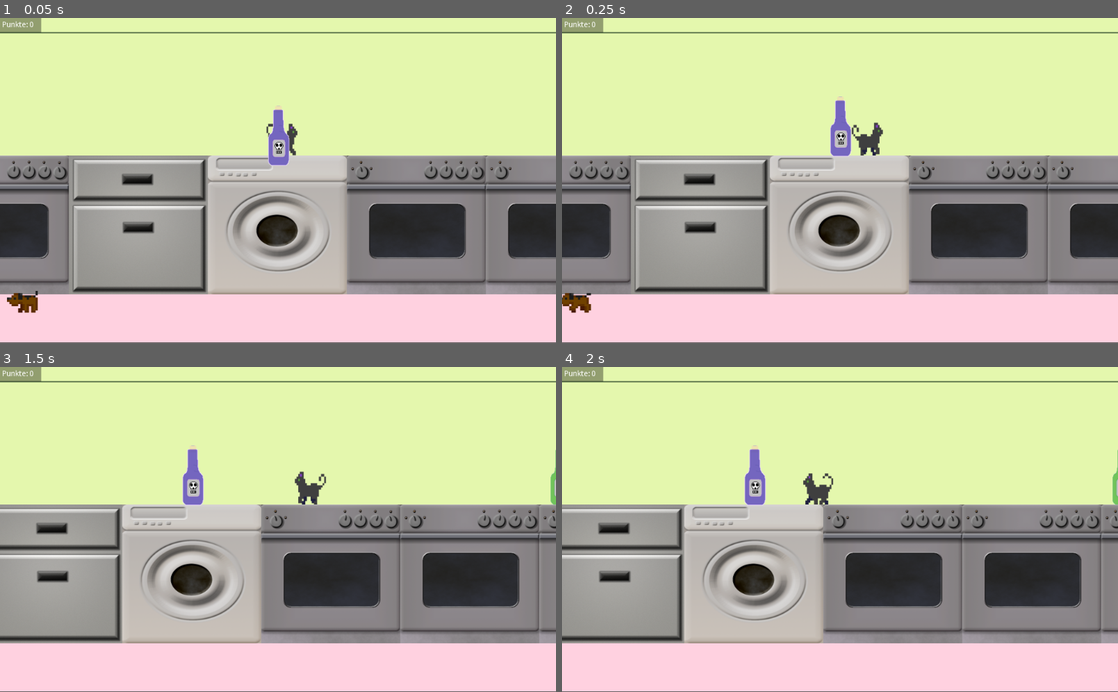
Above: before the commit, frames 1-4 (two rows, left to right).
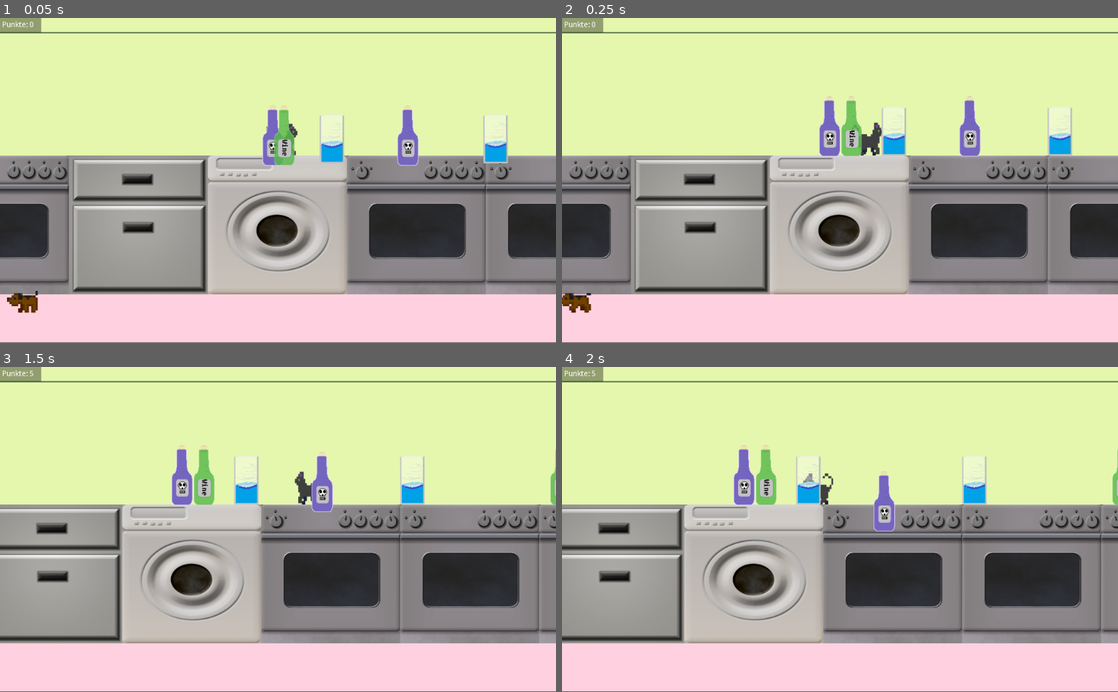
Above: after the commit, the same moments.

Repository: winnerbyhabit/bifigamejam18
Game: Godot game, scene res://BossLevel.tscn
The game is run twice, just before and just after one commit, with the same random seed, the same clock (stepped at 60 frames per second) and the same inputs. This scene is started directly instead of the project's main scene.
Inputs:
- Up to frame 1 (0.05 s): no input
- Up to frame 2 (0.25 s): no input
- Up to frame 3 (1.5 s): hold Right (player_right) 0.53-1.28 s; hold Space (player_hit) 0.53-1.28 s; hold Left (player_left) from 1.28 s (still down); tap Space (player_hit) at 1.35 s
- Up to frame 4 (2 s): keep holding Left (player_left)

The runs differ from the first frame. In frame 1, 2.6% of the frame differs, in the area x 47-92%, y 26-46%; in frame 2, 2.9%; in frame 3, 2.9%, in the area x 5-77%, y 1-45%; in frame 4, 2.9%.

Commit message:
Spawn bottles in Bosslevel

Diff:
--- a/BossLevel.gd
+++ b/BossLevel.gd
@@ -8,6 +8,8 @@
 func _ready():
 	#_ready von Level.gd wird automatisch aufgerufen
 	set_boundarys(level_boundarys)
+	initial_spawn_bottle() # spawn bottles a second time to get more bottles
+
 
 func set_boundarys(boundarys):
 	var y_coord = $TileMap.tile_coordinates.y
@@ -21,6 +23,7 @@
 	$TileMap.set_cell(boundarys.x,y_coord+1,2)
 	$TileMap.set_cell(boundarys.y,y_coord+1,2)
 
+
 func _on_enemy_killed():
 	print('enenmy killed')
 	emit_signal('change_level')
--- a/BossLevel.tscn
+++ b/BossLevel.tscn
@@ -9,7 +9,7 @@
 [ext_resource path="res://sounds/344265__inspectorj__glass-smash-bottle-d.wav" type="AudioStream" id=7]
 [ext_resource path="res://enemy.tscn" type="PackedScene" id=8]
 
-[node name="BossLevel" type="Node"]
+[node name="BossLevel" type="Node" index="0"]
 
 script = ExtResource( 1 )
 bottom_height = 550
@@ -99,6 +99,7 @@
 
 stream = ExtResource( 7 )
 volume_db = 0.0
+pitch_scale = 1.0
 autoplay = false
 max_distance = 2000.0
 attenuation = 1.0
--- a/Menu.gd
+++ b/Menu.gd
@@ -1,18 +1,5 @@
 extends Node
 
-# class member variables go here, for example:
-# var a = 2
-# var b = "textvar"
-
-func _ready():
-	# Called when the node is added to the scene for the first time.
-	# Initialization here
-	pass
-
-#func _process(delta):
-#	# Called every frame. Delta is time since last frame.
-#	# Update game logic here.
-#	pass
 
 func _on_Button_pressed():
 	print("Hello")
--- a/Menu.tscn
+++ b/Menu.tscn
@@ -14,6 +14,7 @@
 margin_right = 46.0
 margin_bottom = 20.0
 rect_pivot_offset = Vector2( 0, 0 )
+rect_clip_content = false
 focus_mode = 2
 mouse_filter = 0
 mouse_default_cursor_shape = 0
@@ -40,6 +41,7 @@
 margin_right = 51.0
 margin_bottom = 50.0
 rect_pivot_offset = Vector2( 0, 0 )
+rect_clip_content = false
 focus_mode = 2
 mouse_filter = 0
 mouse_default_cursor_shape = 0
